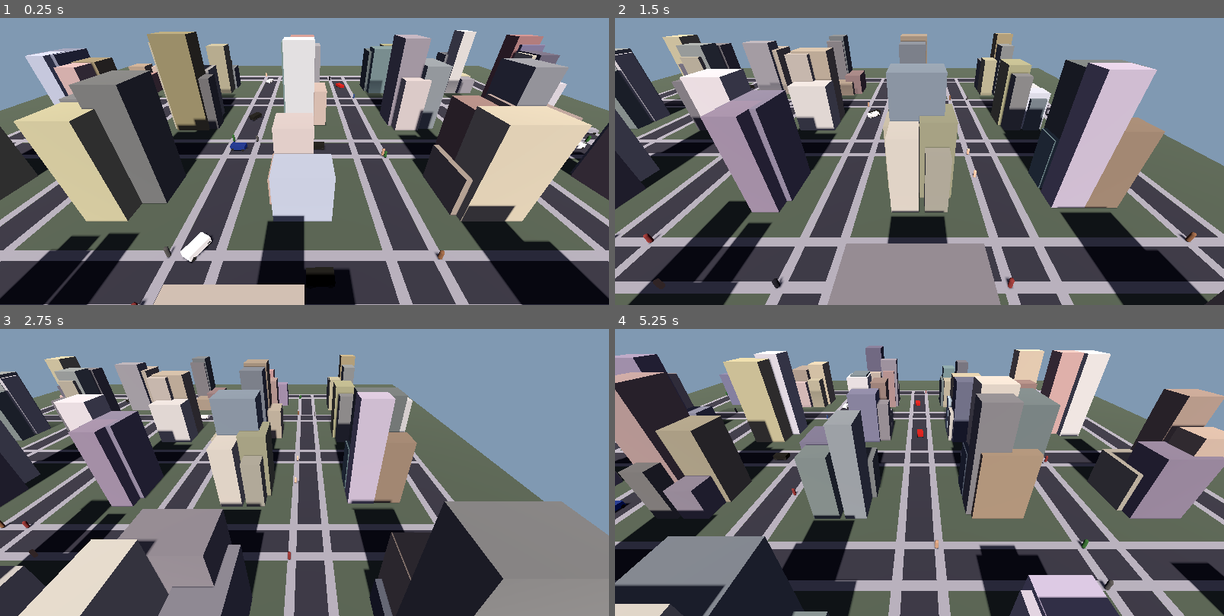
Above: before the commit, frames 1-4 (two rows, left to right).
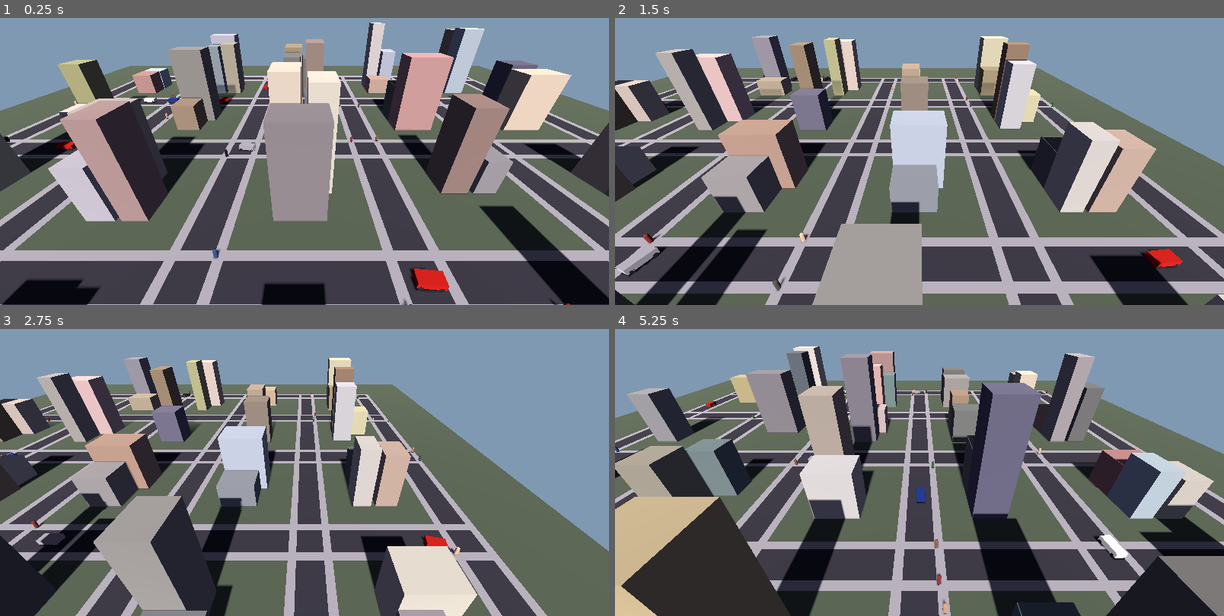
Above: after the commit, the same moments.

Repository: kevinrgardner/GodotWorldGeneration
Game: Godot game, scene res://main.tscn
The game is run twice, just before and just after one commit, with the same random seed, the same clock (stepped at 60 frames per second) and the same inputs.
Inputs (mouse positions are in pixels of both pictures, inside the frame that each line leads up to):
- Up to frame 1 (0.25 s): no input
- Up to frame 2 (1.5 s): tap Enter at 0.5 s; move the mouse to (1053, 118) at 0.52 s; hold D (move_right) 0.53-1.28 s; hold Shift 0.53-1.28 s; click (1053, 118) at 0.67 s; move the mouse to (797, 150) at 1.27 s; hold S (move_backward) from 1.28 s (still down); tap R at 1.35 s
- Up to frame 3 (2.75 s): move the mouse to (365, 369) at 2.02 s; release S (move_backward) at 2.03 s; hold D (move_right) from 2.03 s (still down); tap T at 2.1 s
- Up to frame 4 (5.25 s): move the mouse to (889, 512) at 2.77 s; release D (move_right) at 2.78 s; hold W (move_forward) 2.78-3.53 s; tap Shift at 2.85 s; click (889, 512) at 2.92 s; move the mouse to (1102, 495) at 3.52 s; hold A (move_left) 3.53-5.03 s; tap R at 3.6 s; move the mouse to (736, 395) at 4.27 s; tap T at 4.35 s; move the mouse to (949, 443) at 5.02 s; hold S (move_backward) from 5.03 s (still down); hold Shift from 5.03 s (still down); click (949, 443) at 5.17 s

The runs differ from the first frame. In frame 1, 43% of the frame differs, in the area x 0-100%, y 1-100%; in frame 2, 37%; in frame 3, 45%; in frame 4, 48%, in the area x 0-100%, y 6-100%.

Commit message:
Prevent building overlap using footprint intersection checks
Track each placed building's X-Z bounding box and skip any new
building whose footprint intersects an existing one. Fixes corner
overlaps between buildings on perpendicular block edges.

Co-Authored-By: Claude Sonnet 4.6 <noreply@anthropic.com>

Diff:
--- a/world_generator.gd
+++ b/world_generator.gd
@@ -50,6 +50,9 @@
 # Track geometry for nav mesh building
 var _road_segments: Array = []
 var _sidewalk_segments: Array = []
+
+# Track placed building footprints (Rect2 in X-Z) to prevent overlaps
+var _placed_buildings: Array = []
 
 const PedestrianScript = preload("res://pedestrian.gd")
 const CarScript = preload("res://car.gd")
@@ -155,6 +158,7 @@
 
 	_road_segments.clear()
 	_sidewalk_segments.clear()
+	_placed_buildings.clear()
 
 func _generate_streets() -> void:
 	var half_grid := grid_size / 2
@@ -415,6 +419,13 @@
 	_nav_roads.navigation_mesh = road_nav_mesh
 	_nav_roads.navigation_layers = 2
 
+func _footprint_overlaps(center: Vector3, w: float, d: float) -> bool:
+	var new_rect := Rect2(center.x - w / 2.0, center.z - d / 2.0, w, d)
+	for existing in _placed_buildings:
+		if new_rect.intersects(existing):
+			return true
+	return false
+
 func _generate_buildings() -> void:
 	var half_grid := grid_size / 2
 	var usable_block_size := block_size - street_width
@@ -489,7 +500,14 @@
 			var final_width := width if is_horizontal else depth
 			var final_depth := depth if is_horizontal else width
 
-			_create_building(building_pos, final_width, height, final_depth)
+			if not _footprint_overlaps(building_pos, final_width, final_depth):
+				_create_building(building_pos, final_width, height, final_depth)
+				_placed_buildings.append(Rect2(
+					building_pos.x - final_width / 2.0,
+					building_pos.z - final_depth / 2.0,
+					final_width,
+					final_depth
+				))
 
 		current_pos += width + building_spacing
 
